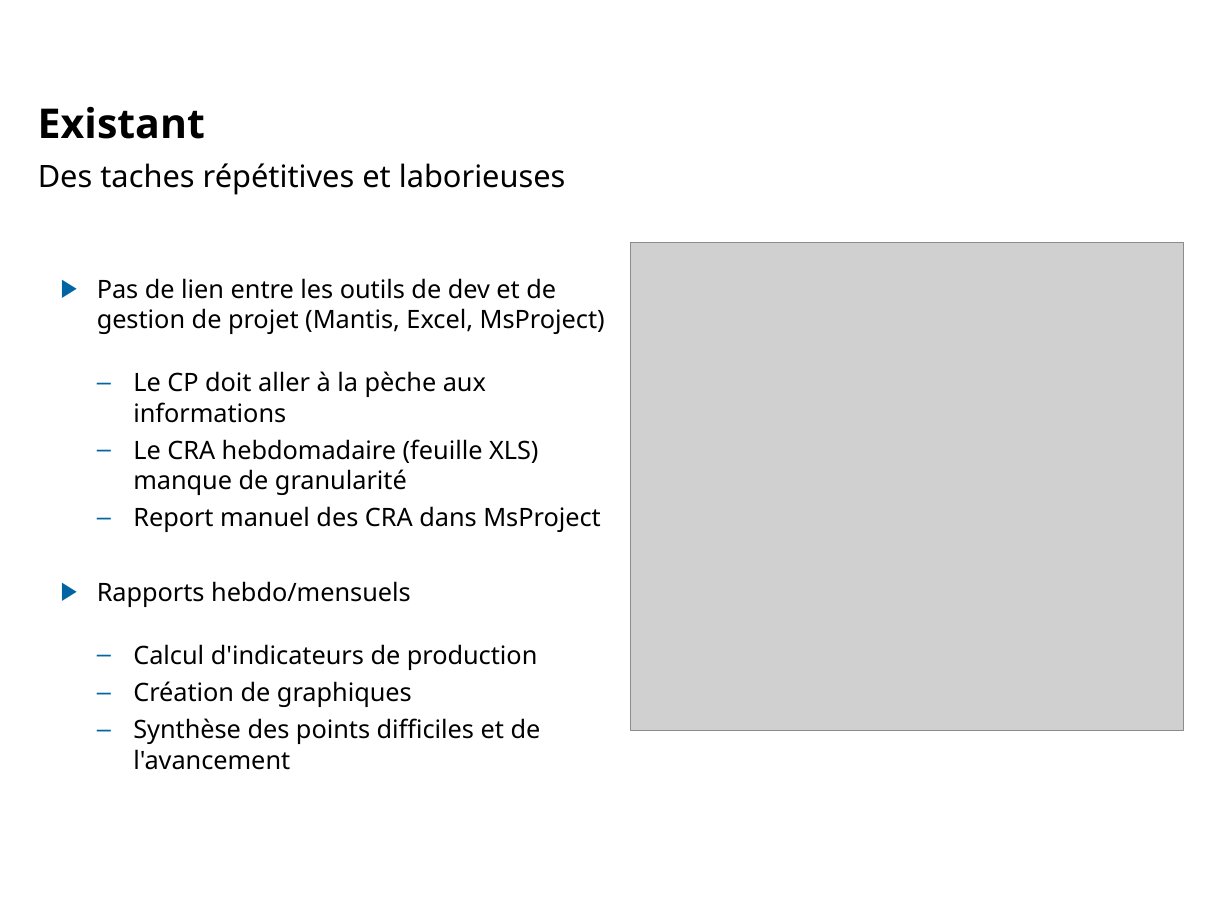
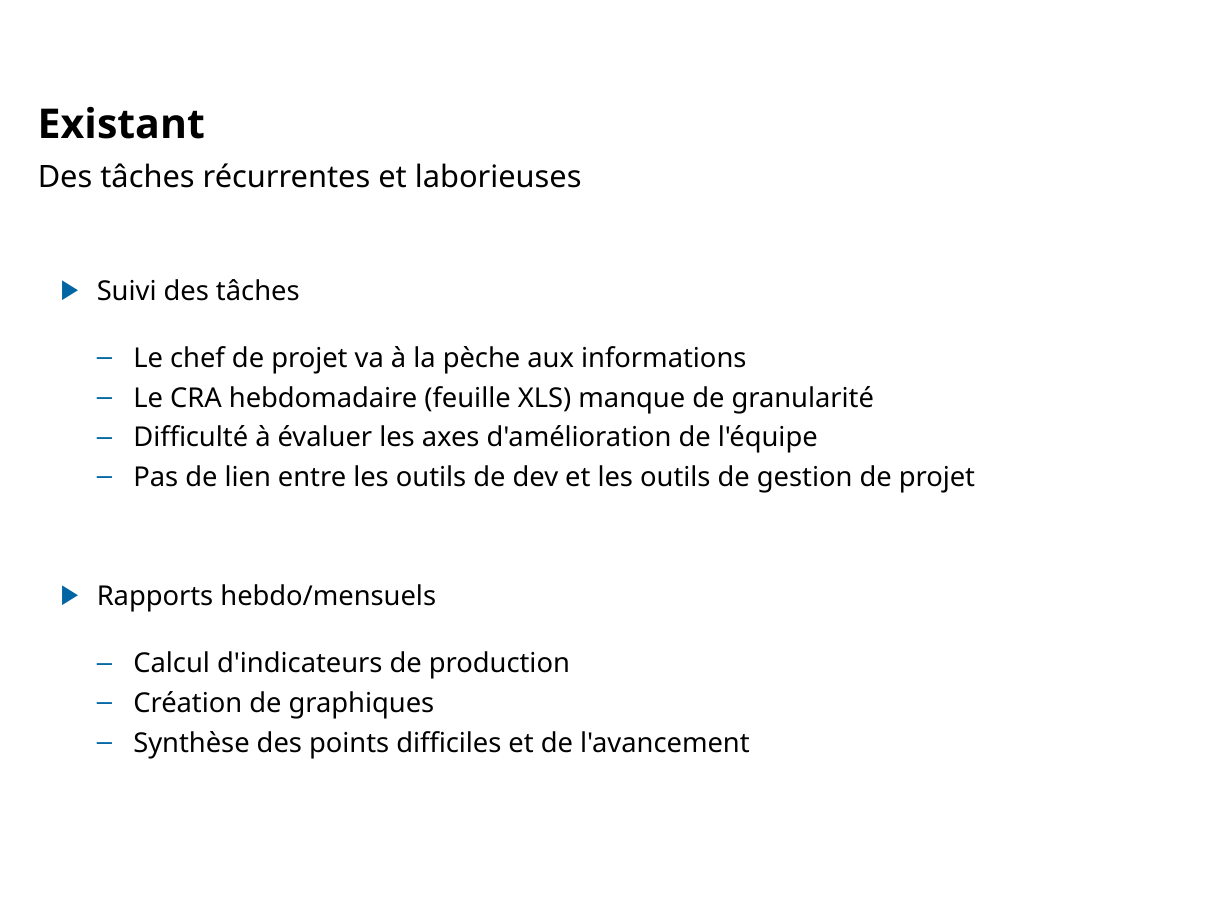
Before and after one commit to lbayle/codev, a slide deck: slide 3 of doc/Presentation/CoDev Timetracking.odp. Drawn at 1232x924 pixels with LibreOffice and Linux fonts; fonts in the diff are those of the drawing; grey boxes stand for pictures; background and template pictures are left out. Boxes give left, top, right and bottom in pixels: in the first picture for what was removed or moved away, otherwise in the second. Text is boxed around its words. In the diff, an @@ line names an element or a change of style, - is before the commit and + after.

Commit message:
DOC: update Powerpoint presentation

```diff
--- a/doc/Presentation/CoDev Timetracking.odp
+++ b/doc/Presentation/CoDev Timetracking.odp
@@ text at <box>38,163,582,188</box>: text changed @@
-Des taches répétitives et laborieuses
+Des tâches récurrentes et laborieuses
@@ picture removed at <box>631,243,1184,731</box> @@
@@ text at <box>97,279,746,374</box>: text changed; size 14.8 to 16 pt @@
-▶ Pas de lien entre les outils de dev et de gestion de projet (Mantis, Excel, MsProject)
-  – Le CP doit aller à la pèche aux informations
+▶ Suivi des tâches
+  – Le chef de projet va à la pèche aux informations
@@ text at <box>97,386,874,759</box>: size 14.8 to 16 pt in "Le CRA hebdomadaire (feuille XLS) manque de ...", "Rapports hebdo/mensuels", "Calcul d'indicateurs de production", "Création de graphiques" and 1 more places @@
@@ text at <box>133,425,975,493</box>: text changed; size 14.8 to 16 pt @@
-  – Report manuel des CRA dans MsProject
+  – Difficulté à évaluer les axes d'amélioration de l'équipe
+  – Pas de lien entre les outils de dev et les outils de gestion de projet
```
Also in this commit, not shown: 5 other slides changed, 1 other file.
